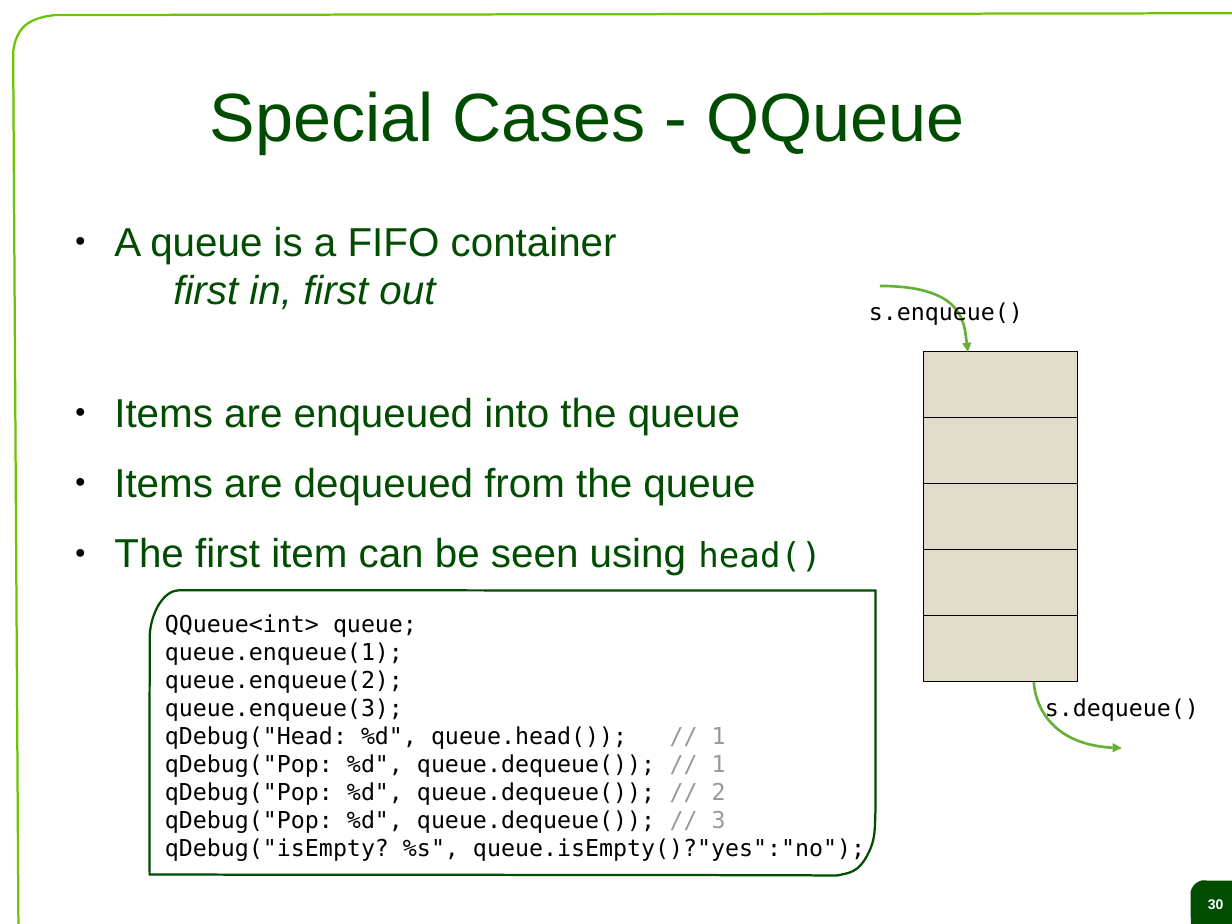
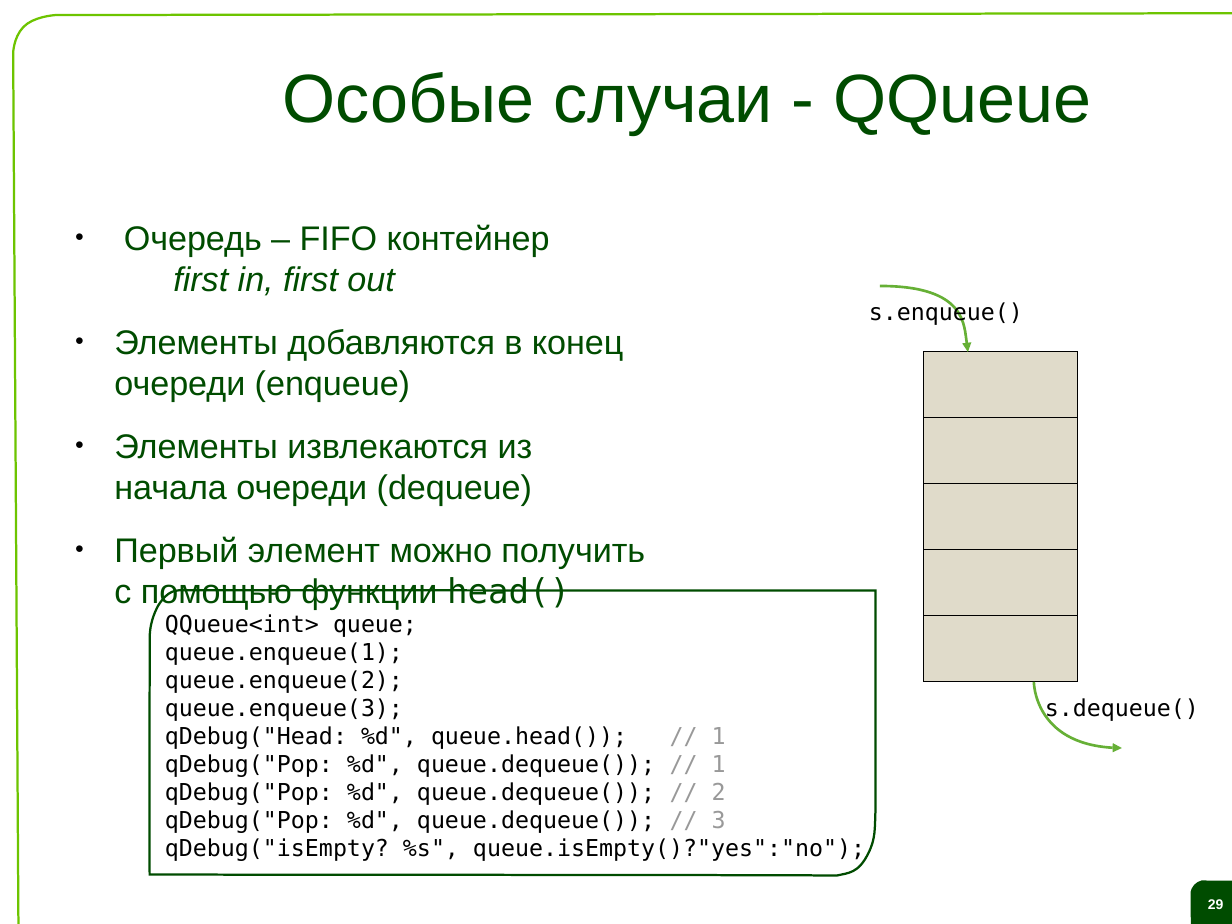
Before and after one commit to saa/qecm, a slide deck: slide 29 of Lectures and Exercises/L04 - Datatypes collections and files/L4 Slides.odp (slide 30 before the commit). Drawn at 1232x924 pixels with LibreOffice and Linux fonts; fonts in the diff are those of the drawing; background and template pictures are left out. Boxes give left, top, right and bottom in pixels: in the first picture for what was removed or moved away, otherwise in the second. Text is boxed around its words. In the diff, an @@ line names an element or a change of style, - is before the commit and + after.

```diff
--- a/Lectures and Exercises/L04 - Datatypes collections and files/L4 Slides.odp
+++ b/Lectures and Exercises/L04 - Datatypes collections and files/L4 Slides.odp
@@ title at (x1=282, y1=72, x2=1092, y2=135): text changed @@
-Special Cases - QQueue
+Особые случаи - QQueue
@@ text at (x1=114, y1=224, x2=645, y2=609): text changed; size 26 to 22 pt @@
-● A queue is a FIFO container
-  first in, first out
-● Items are enqueued into the queue
-● Items are dequeued from the queue
-● The first item can be seen using head()
+● Очередь – FIFO контейнер
+  first in, first out
+● Элементы добавляются в конец
+  очереди (enqueue)
+● Элементы извлекаются из
+  начала очереди (dequeue)
+● Первый элемент можно получить
+  с помощью функции head()
@@ page number at (x1=1208, y1=899, x2=1224, y2=909): text changed @@
-30
+29
```
Also in this commit, not shown: 23 other slides changed, 40 slides added, 41 slides removed.
